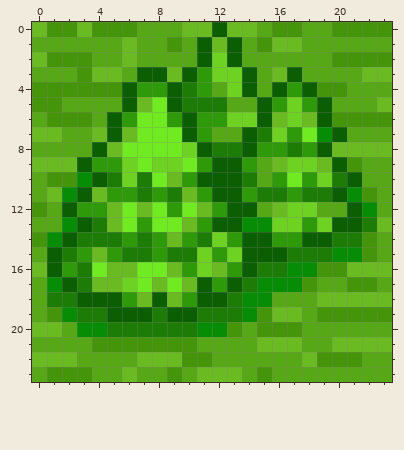
One commit to this pixel-art sprite: AncientOfEmpires/www/img/terrain/forest.png. Above: the version before the commit.
The file is 72x72 pixels, drawn in blocks of 3x3; one block is one cell here.
And afterwards:
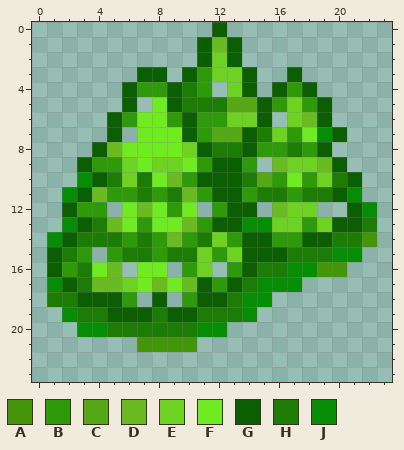
Palette (. is transparent): A #44950a  B #2f9a09  C #56a816  D #6abb21  E #6dd221  F #70ea21  G #0c5e02  H #1d7c05  J #078c06
Change:
y 0: x 0..11 DAADAAACCCDD -> ............; x 13..23 DDCAACCAAAA -> ...........
y 1: x 0..10 CCCCCCDCCAC -> ...........; x 14..23 CADDCCCCCC -> ..........
y 2: x 0..10 DAAACCDCCCC -> ...........; x 14..23 CCCCCCAAAA -> ..........
y 3: x 0..6 CCCADDC -> .......; x 9 D -> .; x 15..16 CD -> ..; x 18..23 CCCCDD -> ......
y 4: x 0..5 AAAAAA -> ......; x 12 C -> .; x 15 C -> .; x 19..23 AACCC -> .....
y 5: x 0..5 AACCCC -> ......; x 7 D -> .; x 20..23 CCCD -> ....
y 6: x 0..4 CAAAC -> .....; x 16 D -> .; x 20..23 AAAA -> ....
y 7: x 0..4 DDCCD -> .....; x 6 D -> .; x 21..23 CCC -> ...
y 8: x 0..3 CCCC -> ....; x 20..23 DDDD -> ....
y 9: x 0..2 DDD -> ...; x 15 C -> .; x 21..23 ACC -> ...
y 10: x 0..2 CAA -> ...; x 22..23 CC -> ..
y 11: x 0..1 CD -> ..; x 22..23 AC -> ..
y 12: x 0..1 AC -> ..; x 5 D -> .; x 11 D -> .; x 15 C -> .; x 19..20 CC -> ..; x 23 C -> .
y 13: x 0..1 CC -> ..; x 23 D -> .
y 14: x 0 A -> .; x 23 C -> .
y 15: x 0 C -> .; x 4 D -> .; x 22..23 AC -> ..
y 16: x 0 D -> .; x 6 D -> .; x 9 D -> .; x 12 D -> .; x 21..23 DDD -> ...
y 17: x 0 C -> .; x 18..23 ACCAAC -> ......
y 18: x 0 C -> .; x 7 D -> .; x 9 D -> .; x 16..23 CCCDDDDD -> ........
y 19: x 0..1 CA -> ..; x 15..23 ADDCAAAAA -> .........
y 20: x 0..2 DDC -> ...; x 13..23 ACAAACCCCCC -> ...........
y 21: x 0..6 CCCCAAA -> .......; x 11..23 CCCCDDDCCDDDD -> .............
y 22: x 0..23 DDDCCCCDDDAACCCCCCDAAACC -> ........................
y 23: x 0..23 CAAACCDCCACDDDCACCCCCCCC -> ........................
Pixel boxes of the changes (left, top, right, bottom) in both pictures:
erased: (32, 22, 392, 382)
